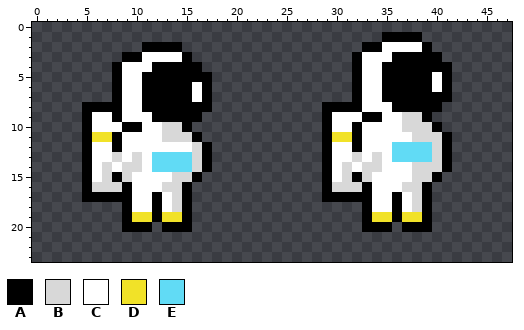
Pixel-art sprite, stored at Assets/Sprites/White_Astronout_Idle.png. Above: the version before the commit.
The file is 48x24 pixels.
Palette (. is transparent): A #000000  B #d8d8d8  C #ffffff  D #f1e228  E #61dbf5
Pixels before, first column x 5:
 1 ..............................AAAA...
 2 ......AAAA..................AACCCCA..
 3 ....AACCCCA................ACCCAAAAA.
 4 ...ACCCAAAAA...............ACCAAAAAAA
 5 ...ACCAAAAAAA..............ACCAAAAACA
 6 ...ACCAAAAACA..............ACCAAAAACA
 7 ...ACCAAAAACA..............ACCAAAAAAA
 8 AAAACCAAAAAAA...........AAAACCCAAAAA.
 9 ACCACCCAAAAA............ACCCAACCBBA..
10 ACCCAACCBBA.............ACCACCCCBBBA.
11 ADDACCCCBBBA............ADDACCCCCBBBA
12 ACCACCCCCCCBA...........ACCACCCEEEEBA
13 ACCBCBCEEEEBA...........ACCBCBCEEEEBA
14 ACBCBBCEEEEBA...........ACBCBBCCCBBBA
15 ACBABCCCCBBA............ACBABCCCCBBA.
16 ABBBACCCBBA.............ABBBACCCBBA..
17 AAAAACCACBA.............AAAAACCACBA..
18 ....ACCACBA.................ACCACBA..
19 ....ADDADDA.................ADDADDA..
20 ....AAA.AAA.................AAA.AAA..
Once edited:
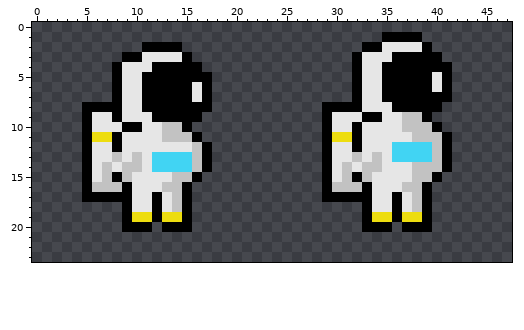
Edits made:
{"colour":"B","old":"#d8d8d8","new":"#c2c2c2"}
{"colour":"C","old":"#ffffff","new":"#e6e6e6"}
{"colour":"D","old":"#f1e228","new":"#eddd0f"}
{"colour":"E","old":"#61dbf5","new":"#41d4f3"}
{"label":"changed","picture_box":[332,42,442,222]}
{"label":"changed","picture_box":[92,52,202,222]}
